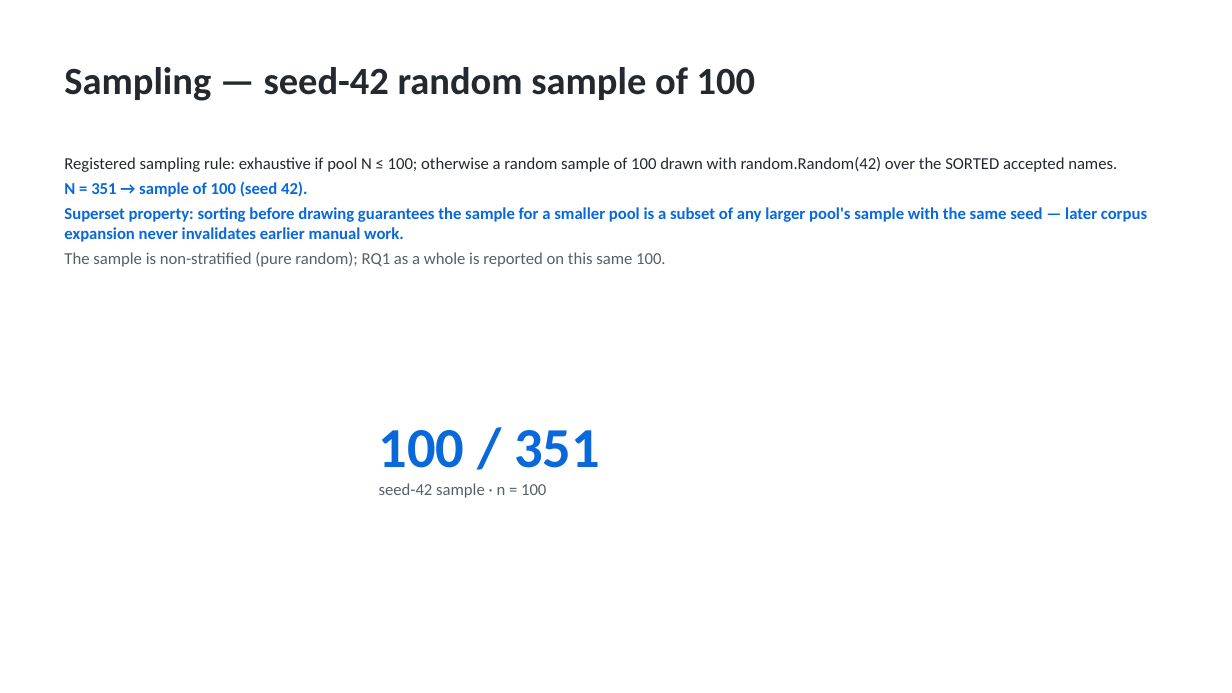
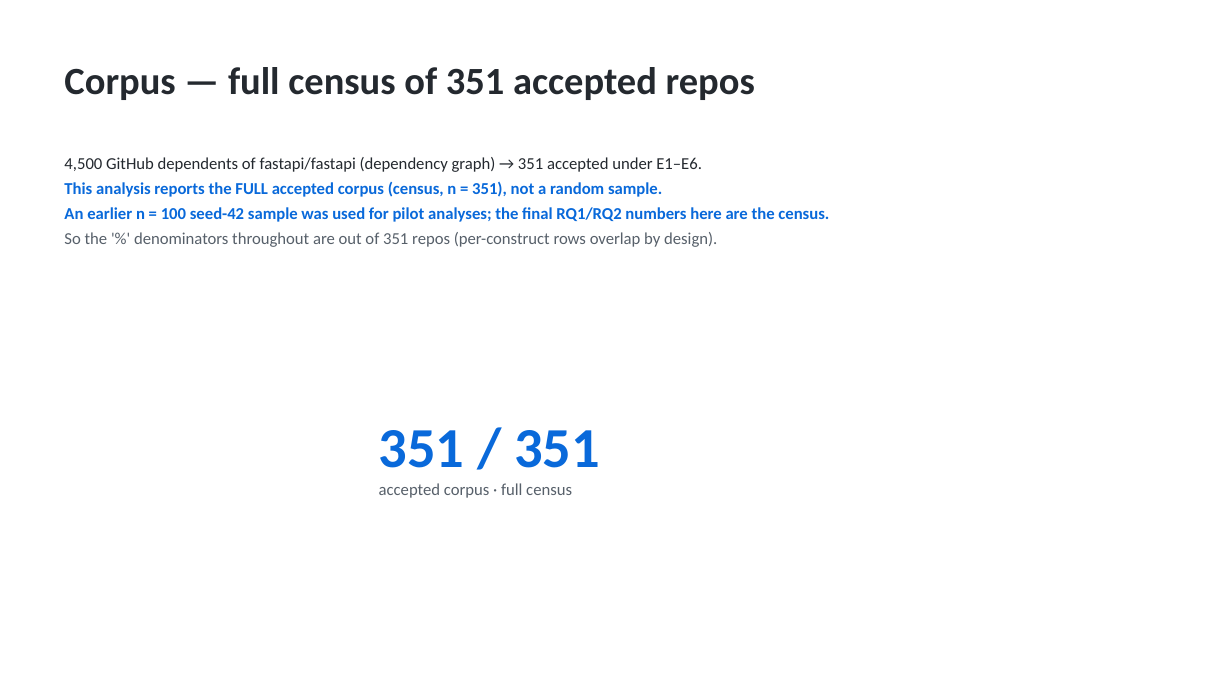
Before and after one commit to codeCrack-01/fastapi-di-empirical-study, a slide deck: slide 9 of analysis/out/fastapi_di_presentation.pptx. Drawn at 1232x693 pixels with LibreOffice and Linux fonts; fonts in the diff are those of the drawing. Boxes give left, top, right and bottom in pixels: in the first picture for what was removed or moved away, otherwise in the second. Text is boxed around its words. In the diff, an @@ line names an element or a change of style, - is before the commit and + after.

Commit message:
Expand RQ1/RQ2 from n=100 sample to full-corpus census (n=351)
aggregate.py gains --scope all and reads accepted repos from the manifest;
the deck computes multiplicity/pairings/graph/junk stats from the reports
and CSVs instead of hardcoding n=100. Regenerate analysis/out/* at the
census and update docs (result_draft, presentation_plan) to the 351-repo
figures with the seed-42 sample retained only as a documented pilot/audit.

```diff
--- a/analysis/out/fastapi_di_presentation.pptx
+++ b/analysis/out/fastapi_di_presentation.pptx
@@ text at <box>64,67,755,100</box>: text changed @@
-Sampling — seed-42 random sample of 100
+Corpus — full census of 351 accepted repos
@@ text at <box>64,157,829,247</box>: text changed @@
-Registered sampling rule: exhaustive if pool N ≤ 100; otherwise a random sample of 100 drawn with random.Random(42) over the SORTED accepted names.
-N = 351 → sample of 100 (seed 42).
-Superset property: sorting before drawing guarantees the sample for a smaller pool is a subset of any larger pool's sample with the same seed — later corpus expansion never invalidates earlier manual work.
-The sample is non-stratified (pure random); RQ1 as a whole is reported on this same 100.
+4,500 GitHub dependents of fastapi/fastapi (dependency graph) → 351 accepted under E1–E6.
+This analysis reports the FULL accepted corpus (census, n = 351), not a random sample.
+An earlier n = 100 seed-42 sample was used for pilot analyses; the final RQ1/RQ2 numbers here are the census.
+So the '%' denominators throughout are out of 351 repos (per-construct rows overlap by design).
@@ text at <box>379,430,600,498</box>: text changed @@
-100 / 351
-seed-42 sample · n = 100
+351 / 351
+accepted corpus · full census
```
Also in this commit, not shown: 8 other slides changed, 10 other files.
